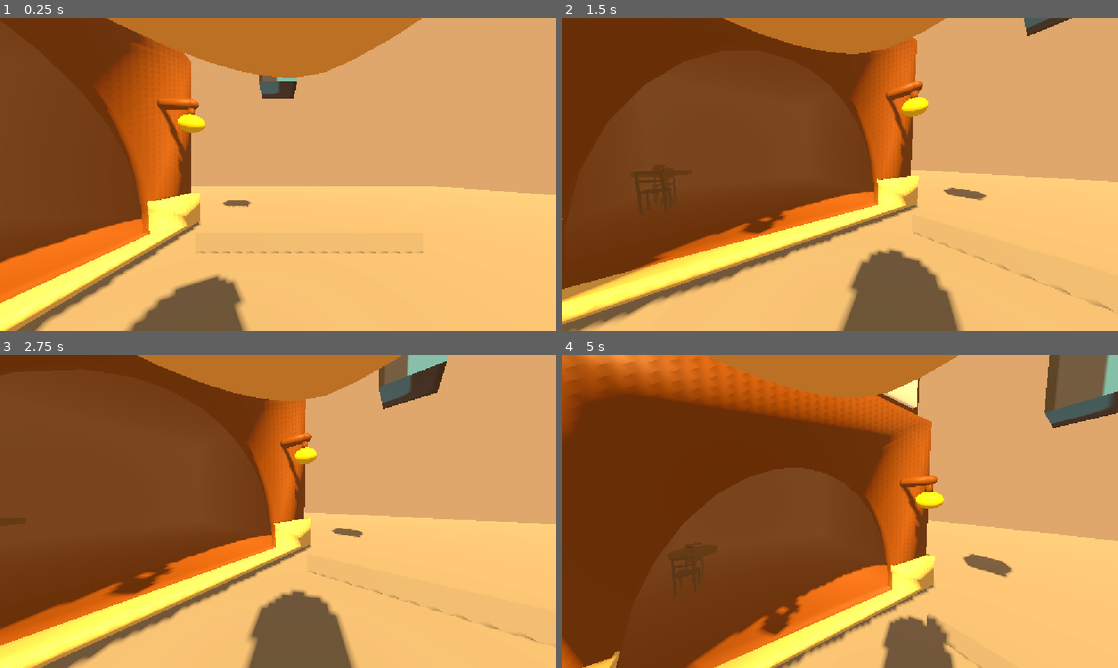
Above: before the commit, frames 1-4 (two rows, left to right).
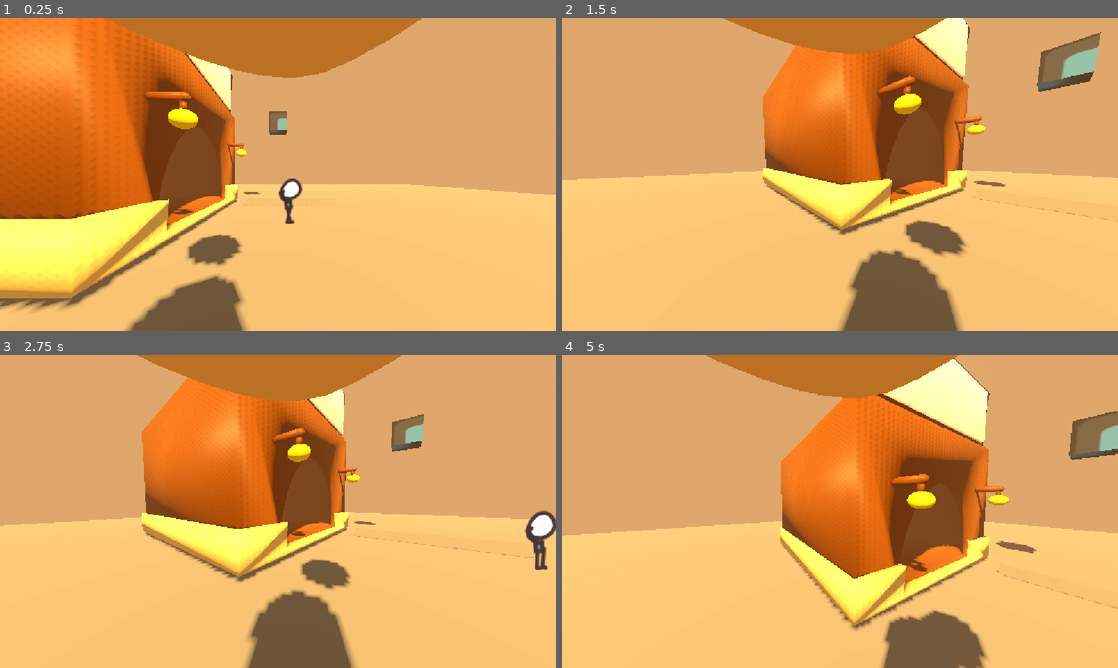
Above: after the commit, the same moments.

Repository: catbot109-blip/One-Roll
Game: Godot game, scene res://character_body_3d.tscn
Two runs of this game, one before a commit and one after it. Both use one fixed random seed, a clock stepped at 60 frames per second and the inputs below. The engine's default icon, where the game draws it, is replaced by a stand-in: a white triangle on a blue panel in a dark square.
Inputs (mouse positions are in pixels of both pictures, inside the frame that each line leads up to):
- Up to frame 1 (0.25 s): no input
- Up to frame 2 (1.5 s): tap Enter (ui_accept) at 0.5, 0.77 s; move the mouse to (962, 158) at 0.52 s; hold Right (ui_right) 0.53-1.28 s; hold Shift 0.53-1.28 s; click (962, 158) at 0.67 s; move the mouse to (812, 174) at 1.27 s; hold Up (ui_up) from 1.28 s (still down); tap Shift at 1.35 s
- Up to frame 3 (2.75 s): keep holding Up (ui_up); tap Enter (ui_accept) at 1.52 s; move the mouse to (289, 505) at 2.02 s; hold Shift from 2.03 s (still down)
- Up to frame 4 (5 s): keep holding Up (ui_up); move the mouse to (834, 517) at 2.77 s; release Shift at 2.78 s; tap Shift at 2.85, 4.35 s; tap Enter (ui_accept) at 3.02, 3.77, 4.52 s; move the mouse to (878, 514) at 3.52 s; hold Shift 3.53-4.28 s; move the mouse to (795, 508) at 4.27 s

The runs differ from the first frame. In frame 1, 32% of the frame differs, in the area x 0-77%, y 0-100%; in frame 2, 56%; in frame 3, 50%; in frame 4, 69%, in the area x 0-100%, y 0-100%.

Commit message:
added 2d npc

Diff:
--- a/character_body_3d.tscn
+++ b/character_body_3d.tscn
@@ -6,6 +6,9 @@
 [ext_resource type="PackedScene" uid="uid://cp3epv4giuawx" path="res://table.glb" id="3_vd578"]
 [ext_resource type="PackedScene" uid="uid://c672g3bplm1m4" path="res://chair.glb" id="4_c7tqt"]
 [ext_resource type="PackedScene" uid="uid://dwvjq6u5kuqms" path="res://WATERmug.glb" id="5_nl27k"]
+[ext_resource type="Script" uid="uid://cucs20auwfi30" path="res://citizen.gd" id="7_ew7rt"]
+[ext_resource type="Texture2D" uid="uid://bqgkb21hjdnm7" path="res://citizen_idle1.png" id="8_u3olo"]
+[ext_resource type="Texture2D" uid="uid://b0drufrv5fwlu" path="res://citizen_walk1.png" id="9_nvtkd"]
 
 [sub_resource type="ProceduralSkyMaterial" id="ProceduralSkyMaterial_bu0v1"]
 sky_horizon_color = Color(0.66224277, 0.6717428, 0.6867428, 1)
@@ -193,6 +196,71 @@
 
 [sub_resource type="SphereMesh" id="SphereMesh_204hi"]
 
+[sub_resource type="BoxShape3D" id="BoxShape3D_nrhr1"]
+size = Vector3(1, 1.1113281, 1)
+
+[sub_resource type="AtlasTexture" id="AtlasTexture_gy32l"]
+atlas = ExtResource("8_u3olo")
+region = Rect2(0, 0, 512, 512)
+
+[sub_resource type="AtlasTexture" id="AtlasTexture_18j2g"]
+atlas = ExtResource("8_u3olo")
+region = Rect2(512, 0, 512, 512)
+
+[sub_resource type="AtlasTexture" id="AtlasTexture_ltcqi"]
+atlas = ExtResource("8_u3olo")
+region = Rect2(1024, 0, 512, 512)
+
+[sub_resource type="AtlasTexture" id="AtlasTexture_4wng8"]
+atlas = ExtResource("8_u3olo")
+region = Rect2(1536, 0, 512, 512)
+
+[sub_resource type="AtlasTexture" id="AtlasTexture_m1lp5"]
+atlas = ExtResource("9_nvtkd")
+region = Rect2(0, 0, 512, 512)
+
+[sub_resource type="AtlasTexture" id="AtlasTexture_klace"]
+atlas = ExtResource("9_nvtkd")
+region = Rect2(512, 0, 512, 512)
+
+[sub_resource type="AtlasTexture" id="AtlasTexture_pqkp8"]
+atlas = ExtResource("9_nvtkd")
+region = Rect2(1024, 0, 512, 512)
+
+[sub_resource type="SpriteFrames" id="SpriteFrames_i33xl"]
+animations = [{
+"frames": [{
+"duration": 1.0,
+"texture": SubResource("AtlasTexture_gy32l")
+}, {
+"duration": 1.0,
+"texture": SubResource("AtlasTexture_18j2g")
+}, {
+"duration": 1.0,
+"texture": SubResource("AtlasTexture_ltcqi")
+}, {
+"duration": 1.0,
+"texture": SubResource("AtlasTexture_4wng8")
+}],
+"loop": 1,
+"name": &"idle",
+"speed": 5.0
+}, {
+"frames": [{
+"duration": 1.0,
+"texture": SubResource("AtlasTexture_m1lp5")
+}, {
+"duration": 1.0,
+"texture": SubResource("AtlasTexture_klace")
+}, {
+"duration": 1.0,
+"texture": SubResource("AtlasTexture_pqkp8")
+}],
+"loop": 1,
+"name": &"walk",
+"speed": 5.0
+}]
+
 [node name="Node3D" type="Node3D" unique_id=957488507]
 
 [node name="WorldEnvironment" type="WorldEnvironment" parent="." unique_id=2037604711]
@@ -217,6 +285,7 @@
 debug_color = Color(0.58792806, 0.53731513, 1, 0.41960785)
 
 [node name="CharacterBody3D" type="CharacterBody3D" parent="MeshInstance3D" unique_id=1703072653]
+transform = Transform3D(1, 0, 0, 0, 1, 0, 0, 0, 1, 0, 0, 4.458235)
 script = SubResource("GDScript_nrhr1")
 
 [node name="MeshInstance3D" type="MeshInstance3D" parent="MeshInstance3D/CharacterBody3D" unique_id=952877788]
@@ -300,3 +369,18 @@
 
 [node name="WATERmug" parent="." unique_id=1332201139 instance=ExtResource("5_nl27k")]
 transform = Transform3D(0.115, 0, 0, 0, 0.108, 0, 0, 0, 0.11094717, -5.621439, 1.2669035, 1.2622867)
+
+[node name="Citizen" type="CharacterBody3D" parent="." unique_id=1136624608]
+transform = Transform3D(1, 0, 0, 0, 1, 0, 0, 0, 1, 0, 0.11779785, 0)
+script = ExtResource("7_ew7rt")
+
+[node name="CollisionShape3D" type="CollisionShape3D" parent="Citizen" unique_id=933185316]
+transform = Transform3D(1, 0, 0, 0, 1, 0, 0, 0, 1, 0, 0.556, 0.034)
+shape = SubResource("BoxShape3D_nrhr1")
+
+[node name="AnimatedSprite3D" type="AnimatedSprite3D" parent="Citizen" unique_id=281419437]
+transform = Transform3D(0.5, 0, 0, 0, 0.5, 0, 0, 0, 0.5, 0, 0.576, 0)
+billboard = 1
+sprite_frames = SubResource("SpriteFrames_i33xl")
+animation = &"idle"
+frame_progress = 0.18812019
--- /dev/null
+++ b/citizen.gd
@@ -0,0 +1,67 @@
+extends CharacterBody3D
+
+@export var is_murderer: bool = false
+@export var npc_name: String = "Citizen"
+@export var dialogue_lines: Array[String] = ["Howdy, sheriff.", "Nice day, ain't it?"]
+
+@export var wander_radius: float = 5.0
+@export var move_speed: float = 2.0
+@export var wait_time_min: float = 1.5
+@export var wait_time_max: float = 4.0
+
+@onready var sprite: AnimatedSprite3D = $AnimatedSprite3D
+
+var start_position: Vector3
+var target_position: Vector3
+var wait_timer: float = 0.0
+var is_waiting: bool = true
+
+func _ready() -> void:
+	sprite.play("idle")
+	start_position = global_position
+	_pick_new_target()
+
+func _physics_process(delta: float) -> void:
+	if is_waiting:
+		wait_timer -= delta
+		velocity = Vector3.ZERO
+		if wait_timer <= 0.0:
+			_pick_new_target()
+	else:
+		var direction: Vector3 = (target_position - global_position)
+		direction.y = 0.0
+
+		if direction.length() < 0.2:
+			# Reached target, start waiting
+			is_waiting = true
+			wait_timer = randf_range(wait_time_min, wait_time_max)
+			velocity = Vector3.ZERO
+		else:
+			direction = direction.normalized()
+			velocity = direction * move_speed
+			# Face movement direction (rotate the whole body)
+			look_at(global_position + direction, Vector3.UP)
+
+	move_and_slide()
+
+	# Switch animation based on movement speed
+	if velocity.length() > 0.1:
+		if sprite.animation != "walk":
+			sprite.play("walk")
+	else:
+		if sprite.animation != "idle":
+			sprite.play("idle")
+
+func _pick_new_target() -> void:
+	var random_offset := Vector3(
+		randf_range(-wander_radius, wander_radius),
+		0.0,
+		randf_range(-wander_radius, wander_radius)
+	)
+	target_position = start_position + random_offset
+	is_waiting = false
+
+func interact() -> String:
+	if dialogue_lines.size() > 0:
+		return dialogue_lines[randi() % dialogue_lines.size()]
+	return "..."
Binary file added: LETMEPLAYTF2UNC.glb
Not shown, added: LETMEPLAYTF2UNC.glb.import
Not shown, added: citizen.gd.uid
Binary file added: citizen_idle1.png
Not shown, added: citizen_idle1.png.import
Binary file added: citizen_walk1.png
Not shown, added: citizen_walk1.png.import
